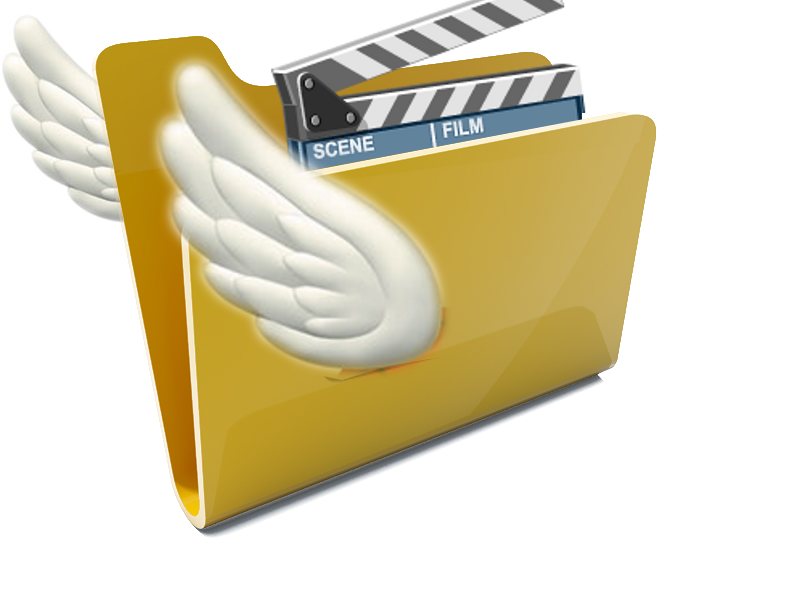
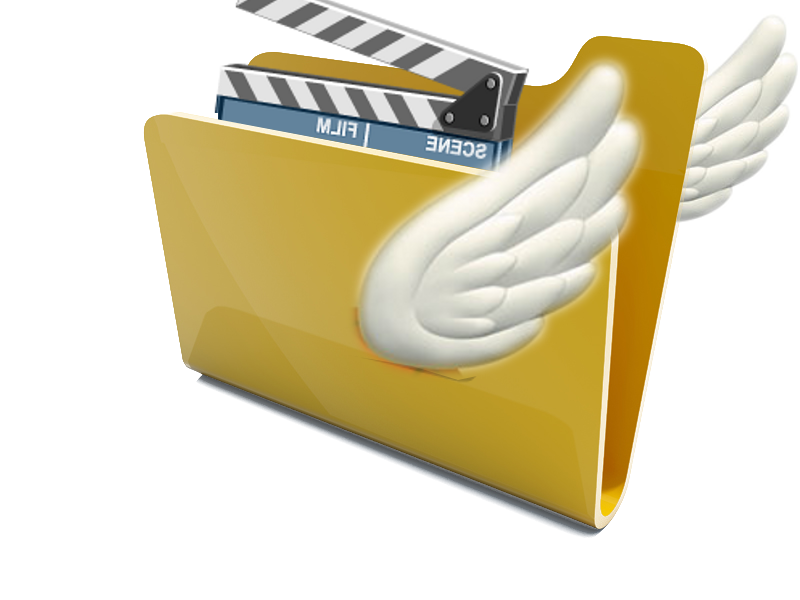
Two versions of the same layered image (800 x 600). Layer-by-layer changes:
painted on "Aile droite" over <box>145,49,655,383</box>
painted on "movie_icon.png" over <box>206,0,594,383</box>
painted on "Dossier" over <box>92,36,708,538</box>
painted on "Aile gauche" over <box>2,6,798,232</box>
